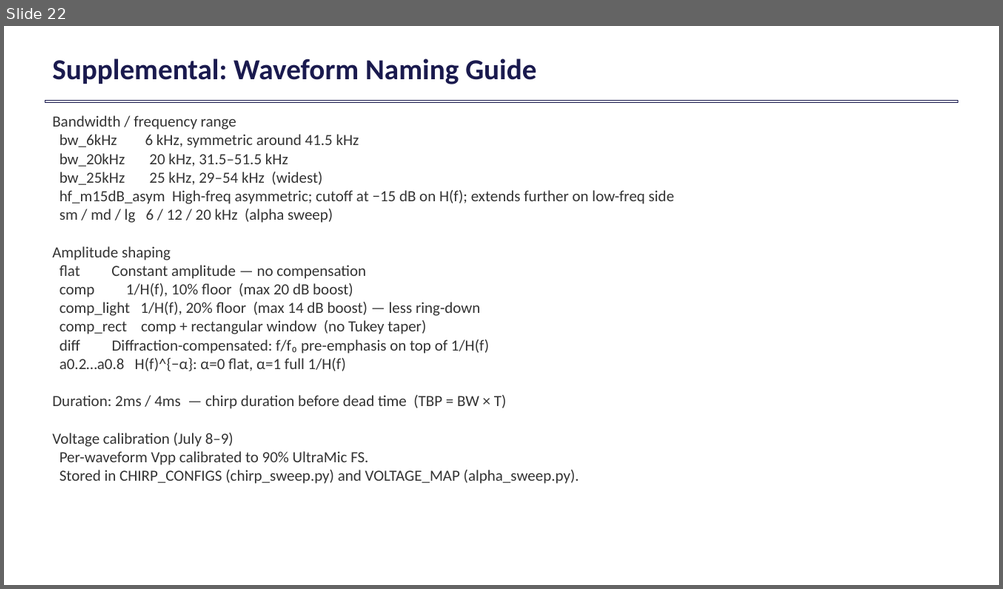
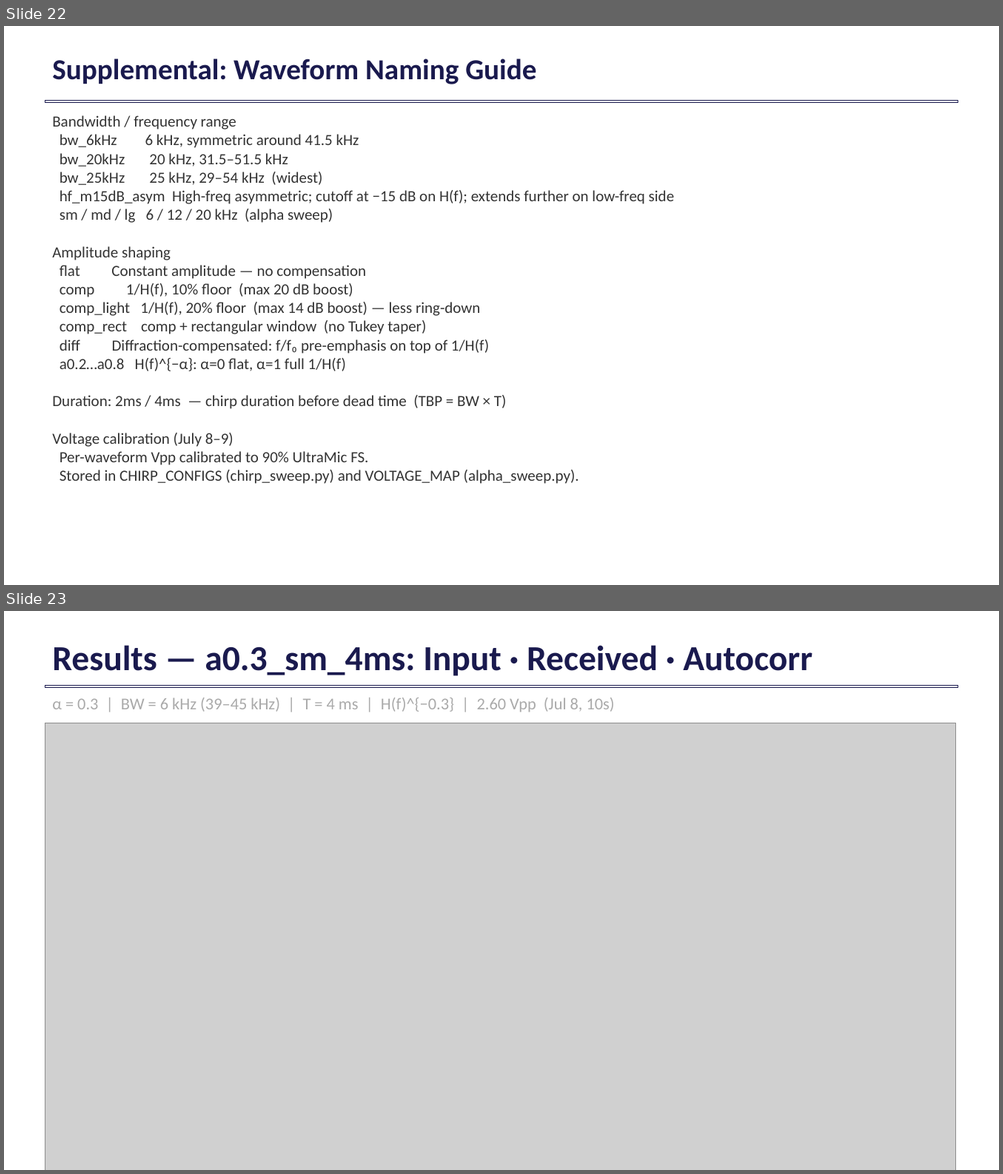
Before and after one commit to cyrusurheim29/batping, a slide deck: siglent_project/BATPING_presentation_July2026.pptx. Shown one above the other, each under a label of ours: slide 22 before the commit, slides 22 and 23 after it. The pictures are 1003x589 and 1003x1174 pixels, drawn with LibreOffice and Linux fonts; fonts in the diff are those of the drawing; grey boxes stand for pictures. Boxes give left, top, right and bottom in pixels: in the first picture for what was removed or moved away, otherwise in the second. Text is boxed around its words. In the diff, an @@ line names an element or a change of style, - is before the commit and + after.

```diff
--- a/siglent_project/BATPING_presentation_July2026.pptx
+++ b/siglent_project/BATPING_presentation_July2026.pptx
@@ slide 23 added at [4, 611, 999, 1170], background #FFFFFF @@
@@ text added at [52, 645, 812, 676], 34 pt, text #1A1A4E, bold @@
+Results — a0.3_sm_4ms: Input · Received · Autocorr
@@ rectangle added at [45, 686, 958, 688], outline #1A1A4E 0.75 pt @@
@@ text added at [52, 698, 614, 712], 16 pt, text #AAAAAA @@
+α = 0.3 | BW = 6 kHz (39–45 kHz) | T = 4 ms | H(f)^{−0.3} | 2.60 Vpp (Jul 8, 10s)
@@ picture added at [45, 723, 956, 1170] @@
```
Also in this commit, not shown: 5 other slides added.
